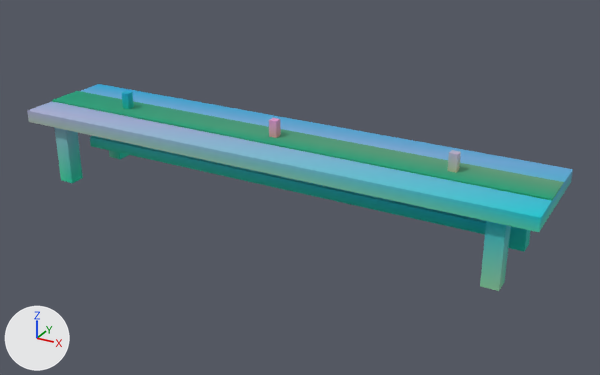
The glTF model assets/kit/banquet_table_6m.glb as it was, and as the next commit left it.
Rendered twice from a 50 mm camera at (4.29, -7.24, 3.95) aimed at (0.29, 0.03, 0.32). Every picture has the same lights, and +X, +Y and +Z are marked at lower left. The older version comes first. Vertices at exactly the same position are counted once.

Objects in the first picture: 'table_body', 'table_candles', 'table_runner'.
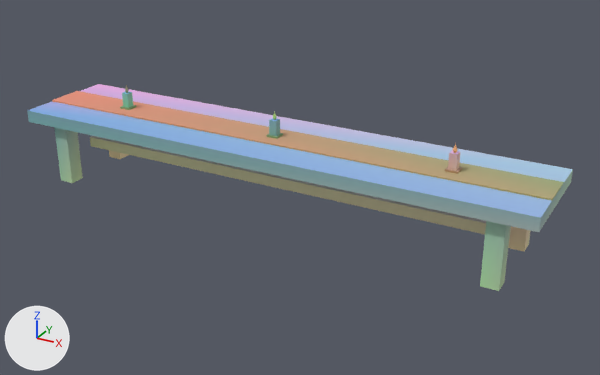
Edits to the scene script, one JSON object a line:
```json
{"block": "me_table_body", "where": "me_table_body.from_pydata(...)  # 48 vertices, 72 faces; spans x -3.0..3.0, y -0.62..0.62, z 0.0..0.86"}
{"block": "me_table_body", "where": "# used by ob_table_body; location = (0.0, 0.0, 0.0)"}
{"block": "me_table_body", "change": "me_table_body part 1: 72 faces centred in x -3.0..3.0, y -0.62..0.62, z 0.0..0.86 are repainted in the vertex colours, in many colours"}
{"block": "me_table_runner", "where": "# used by ob_table_runner; location = (0.0, 0.0, 0.0)"}
{"op": "remove", "block": "me_table_runner", "code": "me_table_runner.from_pydata(...)  # 8 vertices, 12 faces; spans x -3.0..3.0, y -0.22..0.22, z 0.86..0.88"}
{"op": "add", "block": "me_table_runner", "code": "me_table_runner.from_pydata(...)  # 32 vertices, 48 faces; spans x -3.0..3.0, y -0.22..0.22, z 0.86..0.89"}
{"block": "me_table_runner", "change": "me_table_runner part 2: a new loose piece, a box spanning x -2.065..-1.935, y -0.065..0.065, z 0.875..0.895, in mat_m_gild"}
{"block": "me_table_runner", "change": "me_table_runner part 3: a new loose piece, a box spanning x -0.065..0.065, y -0.065..0.065, z 0.875..0.895, in mat_m_gild"}
{"block": "me_table_runner", "change": "me_table_runner part 4: a new loose piece, a box spanning x 1.935..2.065, y -0.065..0.065, z 0.875..0.895, in mat_m_gild"}
{"block": "me_table_runner", "change": "me_table_runner part 5: 12 kept faces spanning x -3.0..3.0, y -0.22..0.22, z 0.86..0.88 get new vertex colours"}
{"block": "me_table_candles", "where": "# used by ob_table_candles; location = (0.0, 0.0, 0.0)"}
{"op": "remove", "block": "me_table_candles", "code": "me_table_candles.from_pydata(...)  # 24 vertices, 36 faces; spans x -2.05..2.05, y -0.05..0.05, z 0.88..1.06"}
{"op": "add", "block": "me_table_candles", "code": "me_table_candles.from_pydata(...)  # 24 vertices, 36 faces; spans x -2.04..2.04, y -0.04..0.04, z 0.89..1.06"}
{"block": "me_table_candles", "change": "me_table_candles part 6: 36 faces centred in x -2.05..2.05, y -0.05..0.05, z 0.88..1.06 are repainted in the vertex colours, in many colours"}
{"block": "me_table_candles", "change": "edits to the shape of me_table_candles do not show in these pictures"}
```

Changed parts and their boxes (x1, y1, x2, y2) in the pictures (600 x 375 px):
```json
{"part": 1, "of": "me_table_body", "change": "recoloured", "before": [27, 84, 573, 291], "after": [27, 84, 573, 291]}
{"part": 2, "of": "me_table_runner", "change": "added", "after": [120, 105, 136, 110]}
{"part": 3, "of": "me_table_runner", "change": "added", "after": [266, 133, 283, 139]}
{"part": 4, "of": "me_table_runner", "change": "added", "after": [445, 167, 462, 174]}
{"part": 5, "of": "me_table_runner", "change": "recoloured", "before": [52, 91, 564, 200], "after": [52, 91, 564, 200], "on screen": "lighter"}
{"part": 6, "of": "me_table_candles", "change": "recoloured", "before": [122, 92, 460, 170], "after": [122, 92, 460, 170]}
```
